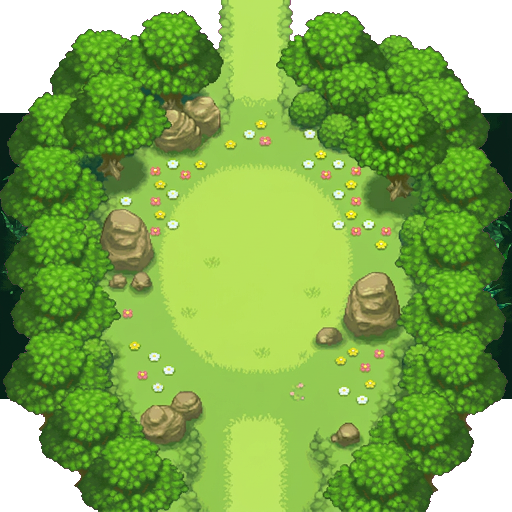
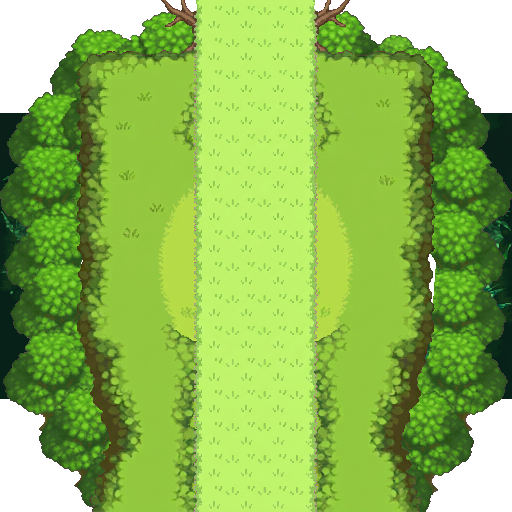
Layered file, before and after one edit (512 x 512). Changes by layer:
painted on "01_sol" over [77, 0, 436, 512]
painted on "02_chemin" over [96, 0, 421, 512]
painted on "03_arbres" over [77, 0, 435, 512]
painted on "04_buissons" over [77, 11, 434, 512]
painted on "05_rochers" over [101, 0, 406, 446]
painted on "06_fleurs" over [114, 2, 390, 507]
